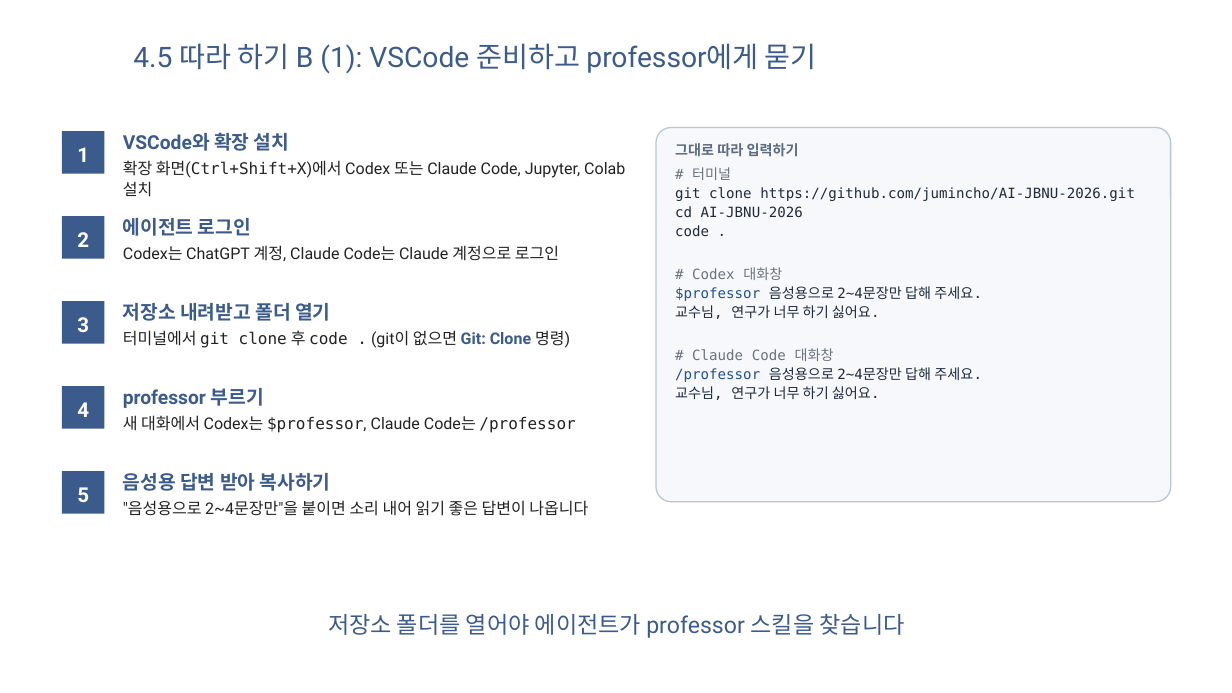
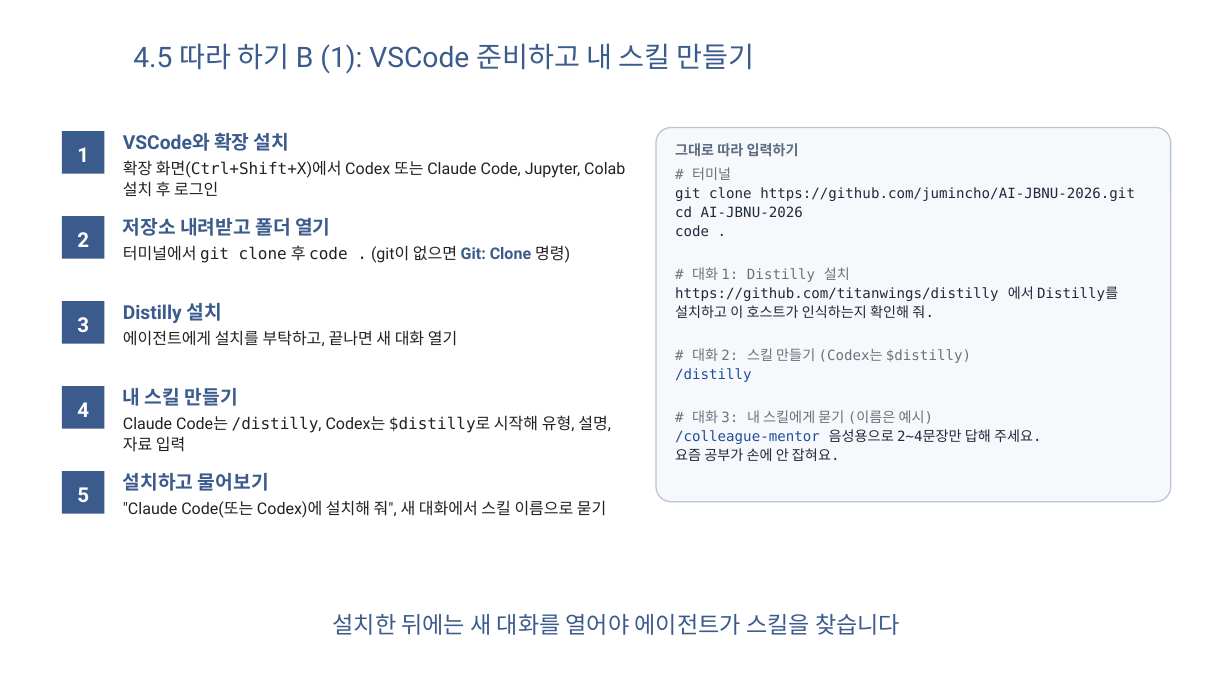
Before and after one commit to jumincho/AI-JBNU-2026, a slide deck: slide 56 of AI-JBNU-2026-jumincho.pptx. Drawn at 1232x693 pixels with LibreOffice and Linux fonts; fonts in the diff are those of the drawing; background and template pictures are left out. Boxes give left, top, right and bottom in pixels: in the first picture for what was removed or moved away, otherwise in the second. Text is boxed around its words. In the diff, an @@ line names an element or a change of style, - is before the commit and + after.

```diff
--- a/AI-JBNU-2026-jumincho.pptx
+++ b/AI-JBNU-2026-jumincho.pptx
@@ title at (133, 43, 755, 74): text changed @@
-4.5 따라 하기 B (1): VSCode 준비하고 professor에게 묻기
+4.5 따라 하기 B (1): VSCode 준비하고 내 스킬 만들기
@@ text at (123, 160, 625, 197): text changed @@
-확장 화면(Ctrl+Shift+X)에서 Codex 또는 Claude Code, Jupyter, Colab 설치
+확장 화면(Ctrl+Shift+X)에서 Codex 또는 Claude Code, Jupyter, Colab 설치 후 로그인
@@ text "저장소 내려받고 폴더 열기": place and size @@
-text "저장소 내려받고 폴더 열기" at (123, 303, 570, 348)
+text "저장소 내려받고 폴더 열기" at (123, 218, 570, 263)
@@ text removed at (123, 218, 559, 261) @@
-에이전트 로그인
-Codex는 ChatGPT 계정, Claude Code는 Claude 계정으로 로그인
@@ text in rounded rectangle at (675, 267, 1118, 461): text changed @@
-# Codex 대화창
-$professor 음성용으로 2~4문장만 답해 주세요.
-교수님, 연구가 너무 하기 싫어요.
-# Claude Code 대화창
-/professor 음성용으로 2~4문장만 답해 주세요.
-교수님, 연구가 너무 하기 싫어요.
+# 대화 1: Distilly 설치
+https://github.com/titanwings/distilly 에서 Distilly를
+설치하고 이 호스트가 인식하는지 확인해 줘.
+# 대화 2: 스킬 만들기 (Codex는 $distilly)
+/distilly
+# 대화 3: 내 스킬에게 묻기 (이름은 예시)
+/colleague-mentor 음성용으로 2~4문장만 답해 주세요.
+요즘 공부가 손에 안 잡혀요.
@@ text added at (123, 303, 457, 346), 12.5 pt, text #222222 @@
+Distilly 설치
+에이전트에게 설치를 부탁하고, 끝나면 새 대화 열기
@@ text at (123, 388, 611, 452): text changed @@
-professor 부르기
-새 대화에서 Codex는 $professor, Claude Code는 /professor
+내 스킬 만들기
+Claude Code는 /distilly, Codex는 $distilly로 시작해 유형, 설명, 자료 입력
@@ text at (123, 473, 607, 518): text changed @@
-음성용 답변 받아 복사하기
-"음성용으로 2~4문장만"을 붙이면 소리 내어 읽기 좋은 답변이 나옵니다
+설치하고 물어보기
+"Claude Code(또는 Codex)에 설치해 줘", 새 대화에서 스킬 이름으로 묻기
@@ text at (333, 614, 900, 635): text changed @@
-저장소 폴더를 열어야 에이전트가 professor 스킬을 찾습니다
+설치한 뒤에는 새 대화를 열어야 에이전트가 스킬을 찾습니다
```
Also in this commit, not shown: 7 other slides changed, 6 other files.
